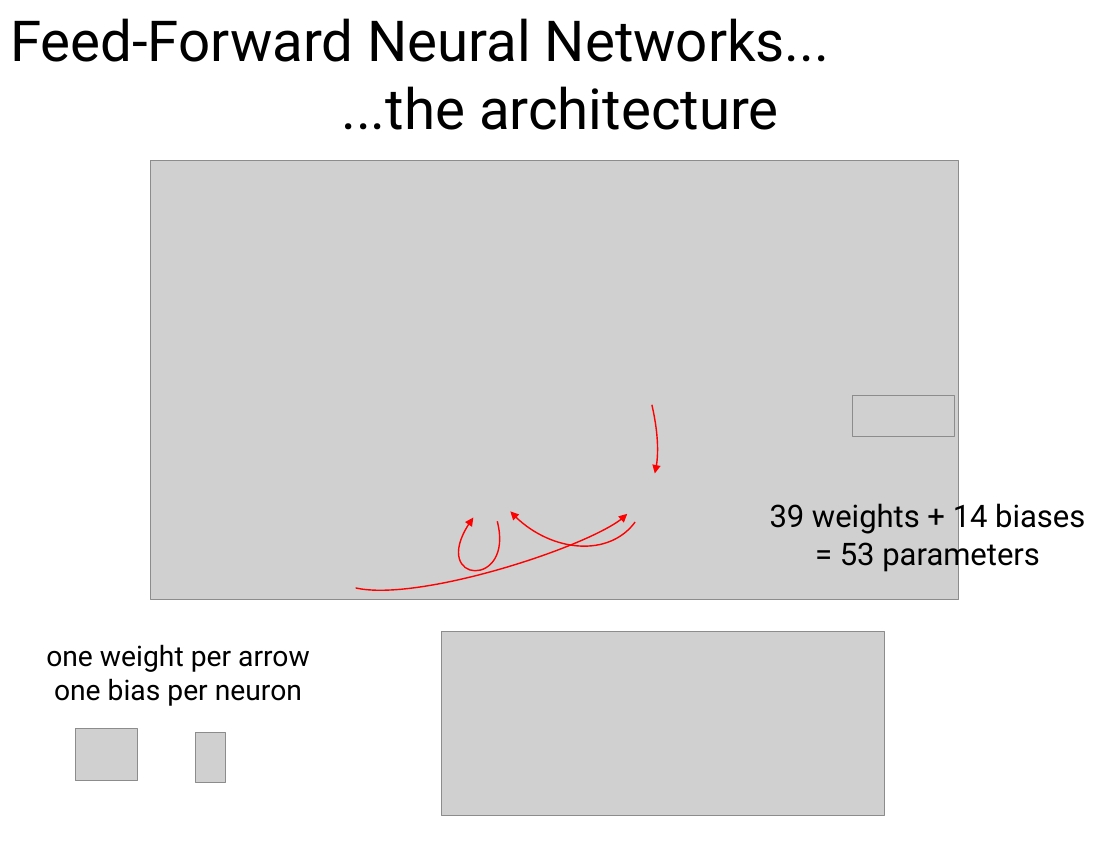
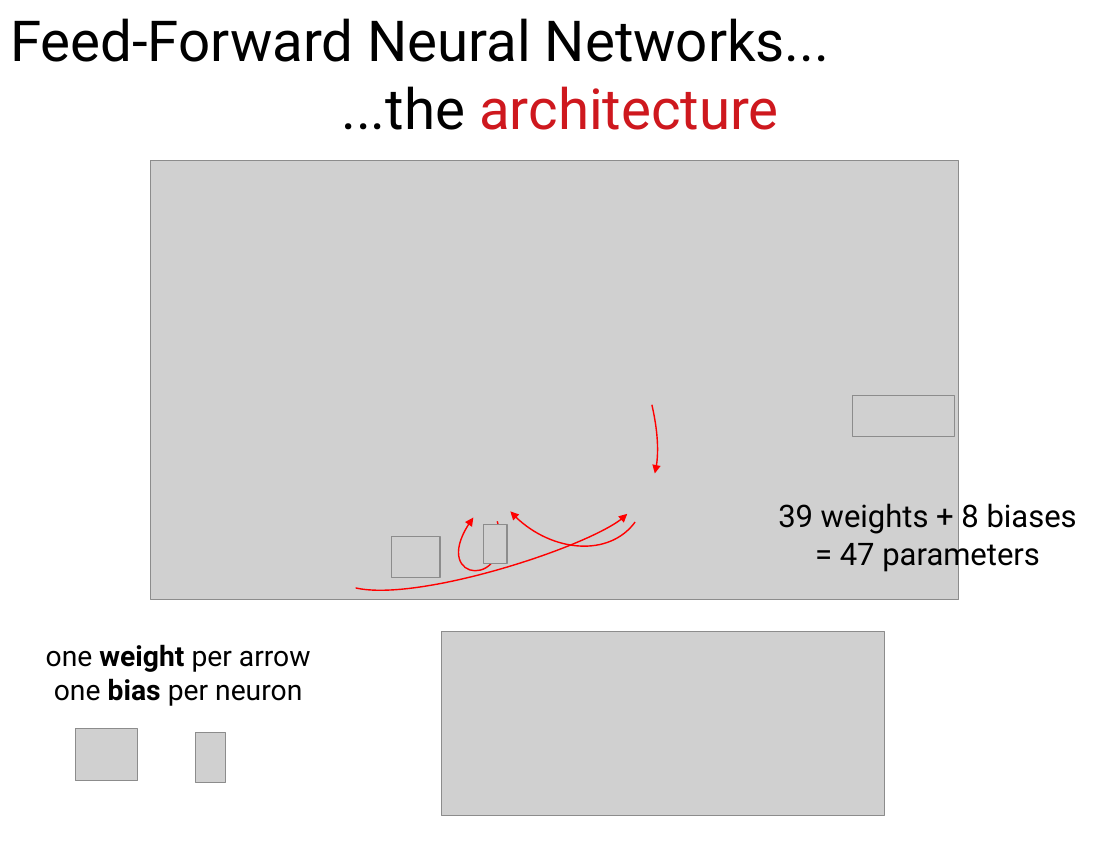
Before and after one commit to ansuini/Winter_School_QLS_2018, a slide deck: slide 7 of Lecture1/slides/Alberto_DeepLearning.odp (slide 6 before the commit). Drawn at 1120x841 pixels with LibreOffice and Linux fonts; fonts in the diff are those of the drawing; grey boxes stand for pictures; background and template pictures are left out. Boxes give left, top, right and bottom in pixels: in the first picture for what was removed or moved away, otherwise in the second. Text is boxed around its words. In the diff, an @@ line names an element or a change of style, - is before the commit and + after.

```diff
--- a/Lecture1/slides/Alberto_DeepLearning.odp
+++ b/Lecture1/slides/Alberto_DeepLearning.odp
@@ text at [341, 86, 779, 130]: text colour #000000 to #CE181E in "architecture" @@
@@ text at [778, 503, 1077, 573]: text changed @@
-39 weights + 14 biases
-= 53 parameters
+39 weights + 8 biases
+= 47 parameters
@@ picture added at [391, 537, 440, 577] @@
@@ picture added at [484, 524, 507, 563] @@
@@ text "one weight per arrow" at [46, 644, 311, 706]: bold on in "weight", "bias" @@
```
Also in this commit, not shown: 6 other slides changed, 4 slides added, 3 slides removed, 4 other files.
